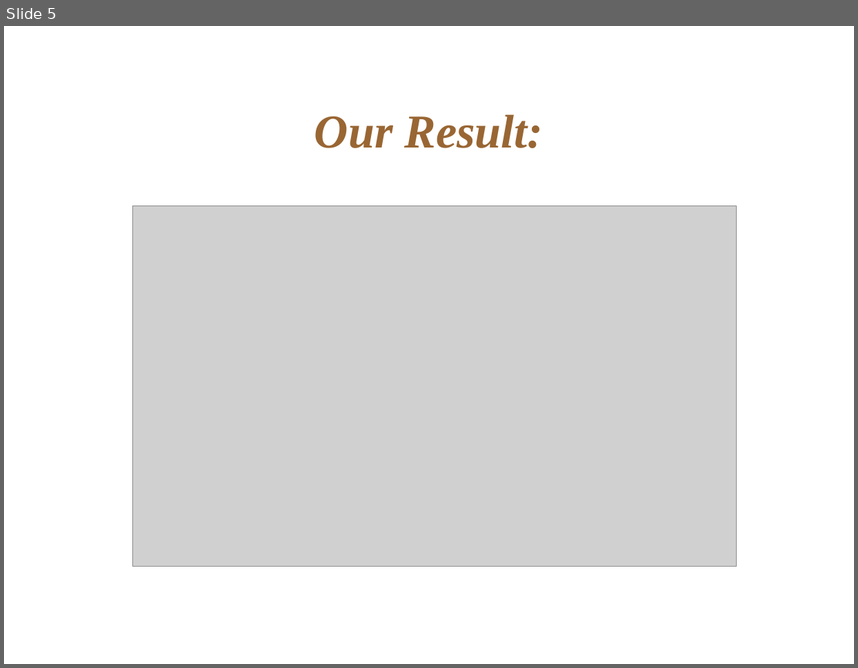
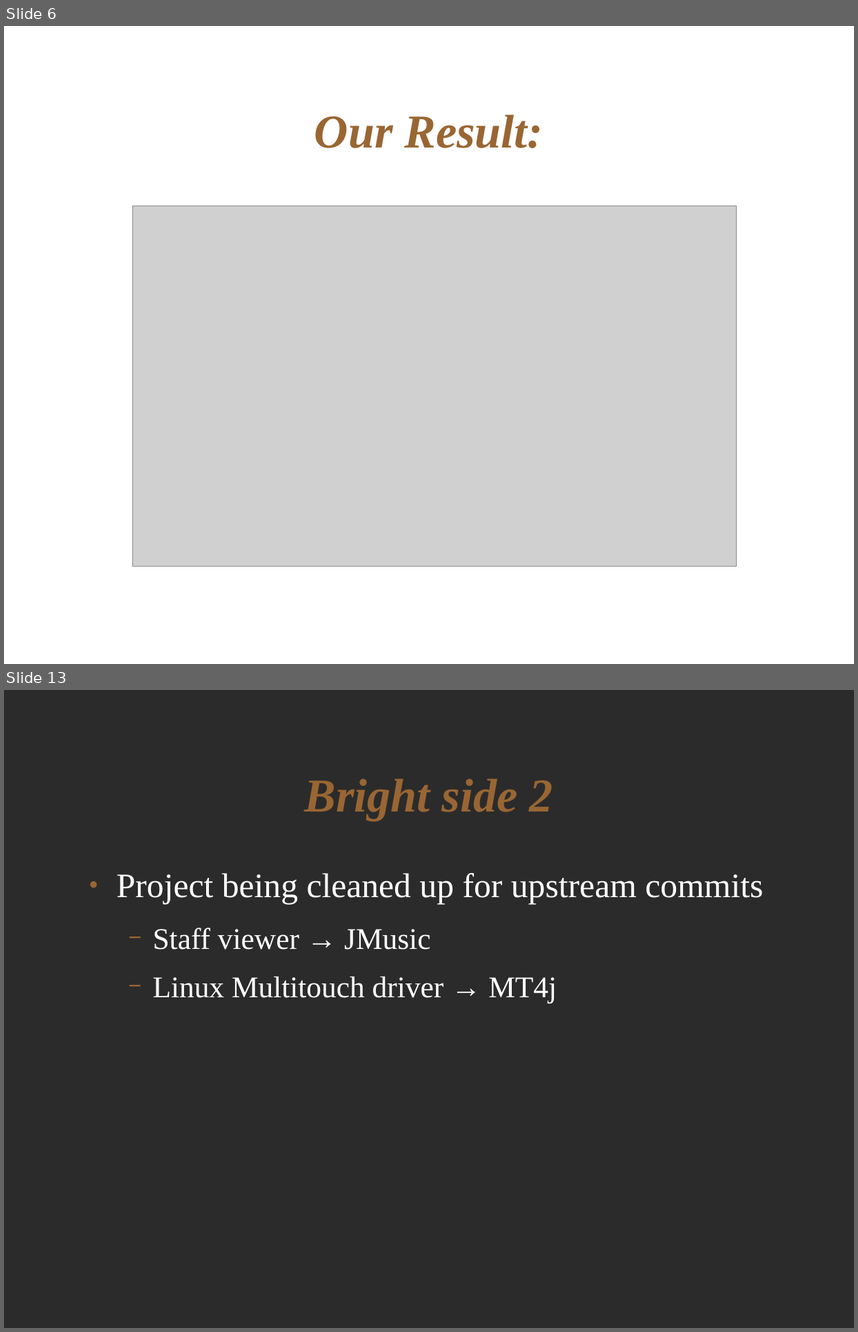
Before and after one commit to cassandracomar/VAFusion2, a slide deck: doc/final_slides.odp. Shown one above the other, each under a label of ours: slide 5 before the commit, slides 6 and 13 after it; the slides between them are not shown. The pictures are 858x668 and 858x1332 pixels, drawn with LibreOffice and Linux fonts; fonts in the diff are those of the drawing; grey boxes stand for pictures; background and template pictures are left out; a plain dark background stands for a picture behind light text. Boxes give left, top, right and bottom in pixels: in the first picture for what was removed or moved away, otherwise in the second. Text is boxed around its words. In the diff, an @@ line names an element or a change of style, - is before the commit and + after.

```diff
--- a/doc/final_slides.odp
+++ b/doc/final_slides.odp
@@ slide 13 added at [4, 690, 854, 1328], background picture (left out) @@
@@ title added at [305, 778, 553, 821], 44 pt, text #996633, bold, italic @@
+Bright side 2
@@ text added at [116, 873, 763, 1003], 28 pt, text #FFFFFF @@
+● Project being cleaned up for upstream commits
+  − Staff viewer → JMusic
+  − Linux Multitouch driver → MT4j
@@ what was slide 5 is now slide 6 @@
```
Also in this commit, not shown: 9 other slides added.
